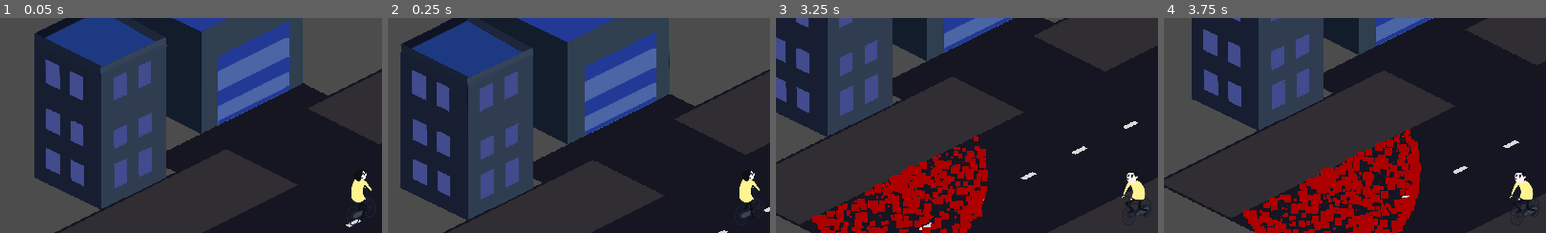
Above: before the commit, frames 1-4 (left to right).
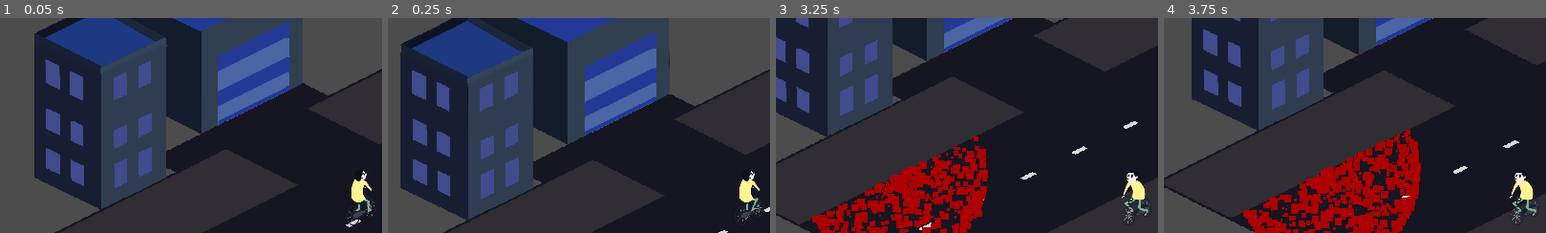
Above: after the commit, the same moments.

Repository: Merliin42/Ludum-Dare-46
Game: Godot game, scene res://Scenes/Main.tscn
Same seed, same stepped clock (60 frames per second), same inputs: the game is played once before the commit and once after it.
Inputs:
- Up to frame 1 (0.05 s): no input
- Up to frame 2 (0.25 s): no input
- Up to frame 3 (3.25 s): tap Enter (ui_accept) at 0.5, 0.77, 1.52, 3.02 s; hold D (ui_right) 0.53-1.28 s; hold S (speed_down) 1.28-2.03 s; hold D (ui_right) 2.03-2.78 s; hold Z (speed_up) from 2.78 s (still down)
- Up to frame 4 (3.75 s): release Z (speed_up) at 3.53 s; hold Q (ui_left) from 3.53 s (still down)
The pictures show only the part of the screen within x 3-53%, y 8-58%; the shares and areas given below are measured in that part.

The runs differ from the first frame. In frame 1, 0.1% of the frame differs, in the area x 91-98%, y 84-96%; in frame 2, 0.1%; in frame 3, 0.2%, in the area x 90-98%, y 84-96%; in frame 4, 0.2%.

Commit message:
modif animation

Diff:
--- a/Scenes/Character.tscn
+++ b/Scenes/Character.tscn
@@ -1,29 +1,29 @@
 [gd_scene load_steps=17 format=2]
 
-[ext_resource path="res://Assets/Character/forward/forward (6).png" type="Texture" id=1]
+[ext_resource path="res://Assets/Character/backward/backward2.png" type="Texture" id=1]
 [ext_resource path="res://Scripts/Character.gd" type="Script" id=2]
-[ext_resource path="res://Assets/Character/forward/forward (5).png" type="Texture" id=3]
-[ext_resource path="res://Assets/Character/forward/forward (3).png" type="Texture" id=4]
-[ext_resource path="res://Assets/Character/backward/backward (1).png" type="Texture" id=5]
-[ext_resource path="res://Assets/Character/backward/backward (3).png" type="Texture" id=6]
-[ext_resource path="res://Assets/Character/backward/backward (5).png" type="Texture" id=7]
-[ext_resource path="res://Assets/Character/forward/forward (2).png" type="Texture" id=8]
-[ext_resource path="res://Assets/Character/forward/forward (4).png" type="Texture" id=9]
-[ext_resource path="res://Assets/Character/forward/forward (1).png" type="Texture" id=10]
-[ext_resource path="res://Assets/Character/backward/backward (2).png" type="Texture" id=11]
-[ext_resource path="res://Assets/Character/backward/backward (4).png" type="Texture" id=12]
-[ext_resource path="res://Assets/Character/backward/backward (6).png" type="Texture" id=13]
+[ext_resource path="res://Assets/Character/backward/backward3.png" type="Texture" id=3]
+[ext_resource path="res://Assets/Character/backward/backward4.png" type="Texture" id=4]
+[ext_resource path="res://Assets/Character/backward/backward5.png" type="Texture" id=5]
+[ext_resource path="res://Assets/Character/backward/backward6.png" type="Texture" id=6]
+[ext_resource path="res://Assets/Character/forward/forward3.png" type="Texture" id=7]
+[ext_resource path="res://Assets/Character/forward/forward6.png" type="Texture" id=8]
+[ext_resource path="res://Assets/Character/forward/forward1.png" type="Texture" id=9]
+[ext_resource path="res://Assets/Character/backward/backward1.png" type="Texture" id=10]
+[ext_resource path="res://Assets/Character/forward/forward4.png" type="Texture" id=11]
+[ext_resource path="res://Assets/Character/forward/forward5.png" type="Texture" id=12]
+[ext_resource path="res://Assets/Character/forward/forward2.png" type="Texture" id=13]
 
 [sub_resource type="SpriteFrames" id=1]
 animations = [ {
-"frames": [ ExtResource( 10 ), ExtResource( 8 ), ExtResource( 4 ), ExtResource( 9 ), ExtResource( 3 ), ExtResource( 1 ) ],
+"frames": [ ExtResource( 10 ), ExtResource( 1 ), ExtResource( 3 ), ExtResource( 4 ), ExtResource( 5 ), ExtResource( 6 ) ],
+"loop": true,
+"name": "backward",
+"speed": 24.0
+}, {
+"frames": [ ExtResource( 9 ), ExtResource( 13 ), ExtResource( 7 ), ExtResource( 11 ), ExtResource( 12 ), ExtResource( 8 ) ],
 "loop": true,
 "name": "forward",
-"speed": 24.0
-}, {
-"frames": [ ExtResource( 5 ), ExtResource( 11 ), ExtResource( 6 ), ExtResource( 12 ), ExtResource( 7 ), ExtResource( 13 ) ],
-"loop": true,
-"name": "backward",
 "speed": 24.0
 } ]
 
@@ -43,8 +43,8 @@
 
 [node name="AnimatedSprite" type="AnimatedSprite" parent="."]
 frames = SubResource( 1 )
-animation = "forward"
-frame = 2
+animation = "backward"
+frame = 4
 playing = true
 
 [node name="CollisionShape2D" type="CollisionShape2D" parent="."]
Binary file removed: Assets/Character/backward/backward (1).png
Not shown, removed: Assets/Character/backward/backward (1).png.import
Binary file removed: Assets/Character/backward/backward (2).png
Not shown, removed: Assets/Character/backward/backward (2).png.import
Binary file removed: Assets/Character/backward/backward (3).png
Not shown, removed: Assets/Character/backward/backward (3).png.import
Binary file removed: Assets/Character/backward/backward (4).png
Not shown, removed: Assets/Character/backward/backward (4).png.import
Binary file removed: Assets/Character/backward/backward (5).png
Not shown, removed: Assets/Character/backward/backward (5).png.import
Binary file removed: Assets/Character/backward/backward (6).png
Not shown, removed: Assets/Character/backward/backward (6).png.import
(and 38 more such lines)
